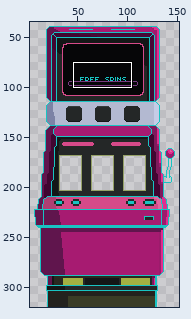
Two states of a pixel-art file, aseprite/machine/machine tv states.aseprite. Above: a wide view before the commit, with the close-up outlined.
Close-up. Before the edit:
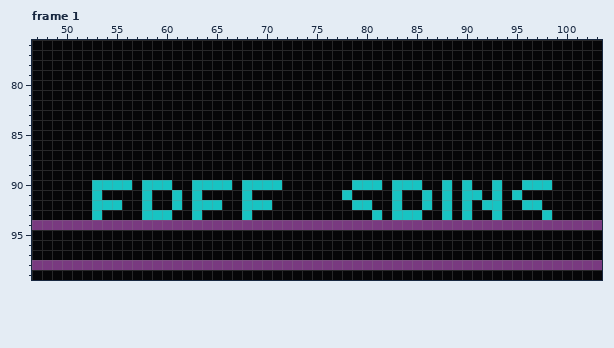
160x320 pixels, 12 frames. Colours within 5 levels of each other are drawn and written as one. Shown: frame 1: x 47..103, y 76..99. The wide view leaves out empty margins.
The same view after the edit:
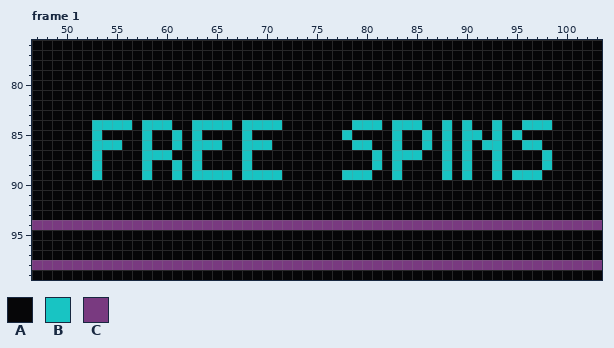
Palette (. is transparent): A #060608  B #18c4c3  C #793a80
The edit:
Changed rows in their new state; - is an unchanged pixel.
Frame 1, layer "free spin":
first column x 53:
 84 BBBB-BBB--BBBB-BBBB-------BBB-BBB--B-B--B--BBB
 85 B----B--B-B----B---------B----B--B-B-BB-B-B---
 86 BBB--B--B-BBB--BBB--------BB--B--B-B-B-BB--BB-
 87 B----BBB--B----B------------B-BBB--B-B--B----B
 88 B----B--B-B----B------------B-B----B-B--B----B
 89 B----B--B-BBBB-BBBB------BBB--B----B-B--B-BBB-
 90 AAAA-AAA--AAAA-AAAA-------AAA-AAA--A-A--A--AAA
 91 A----A--A-A----A---------A----A--A-A-AA-A-A---
 92 AAA--A--A-AAA--AAA--------AA--A--A-A-A-AA--AA-
 93 A----AAA--A----A------------A-AAA--A-A--A----A
Boxes around the changes in both close-ups, in picture pixels (x1, y1, x2, y2):
changed: (92, 120, 282, 220)
changed: (342, 120, 552, 220)
